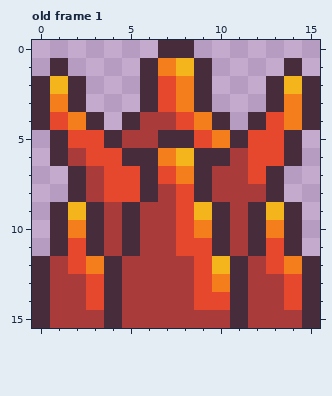
One commit to this pixel-art file: images/fire bubble thrower.aseprite. That is the earlier state.
16x16 pixels, 1 frame. Shown: old frame 1. The commit also changed other frames, which this record leaves out.
Now the later version:
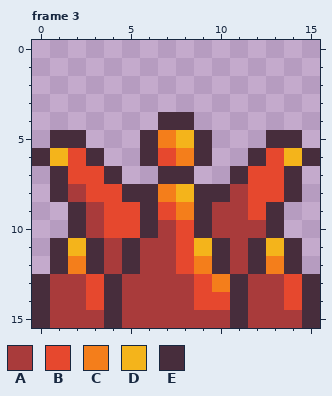
Palette (. is transparent): A #a93b3b  B #e6482e  C #f47e1b  D #f4b41b  E #472d3c
A new or re-ordered frame is compared with the old frame closest to it.
From old to new:
frames 1 -> 4
Changed rows in their new state; - is an unchanged pixel.
Frame 3 is new; against old frame 1:
first column x 0:
 0 -------..-------
 1 -.----....----.-
 2 ...---....---...
 3 ...---....---...
 4 ....-..EE..-....
 5 --E...ECDE...E--
 6 EDBE..-BC-..E-DE
 7 -EBBE..EE..E-BE-
 8 -EAB-E-CD-E-BBE-
 9 -.EABBEBCEA-BE.-
10 -.EABBE--EA-AE.-
11 --D------D---D--
12 .ECEAE--BCEAECE.
Pixel boxes of the changes (left, top, right, bottom) in both pictures:
changed: (32, 40, 320, 274)
